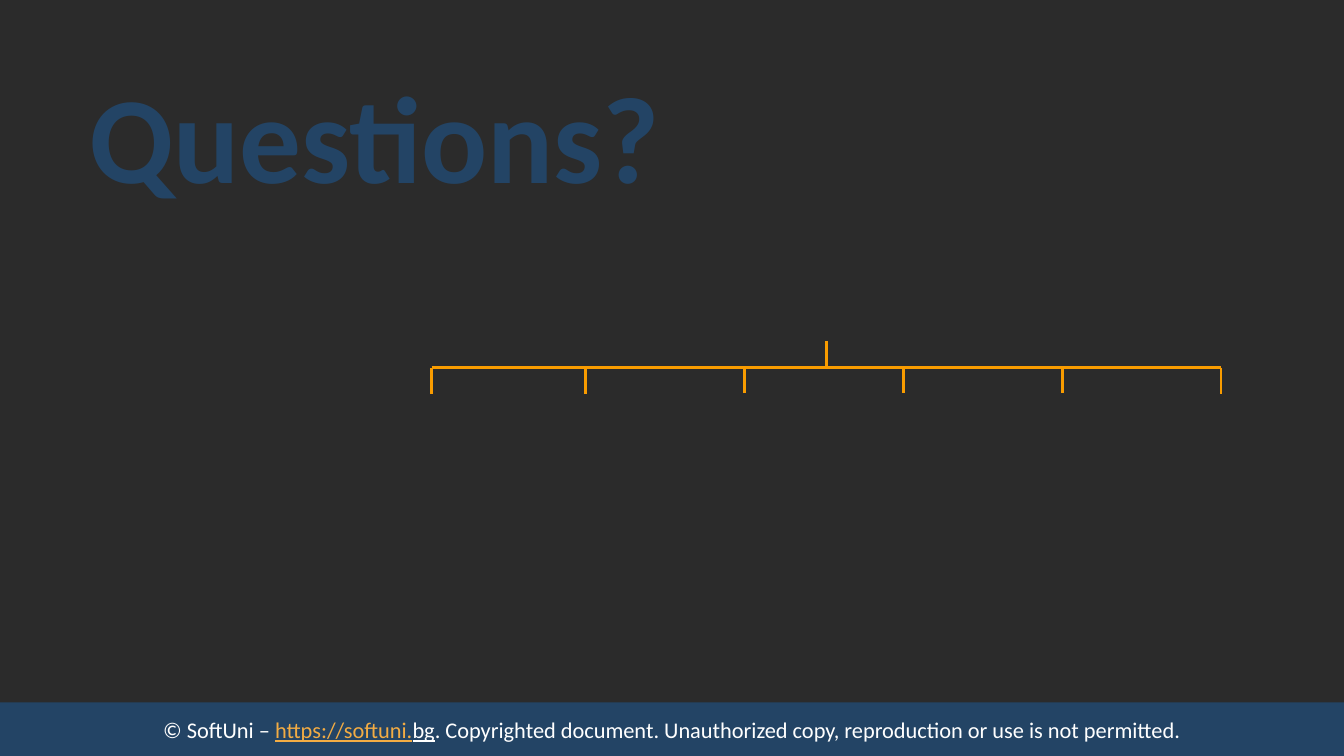
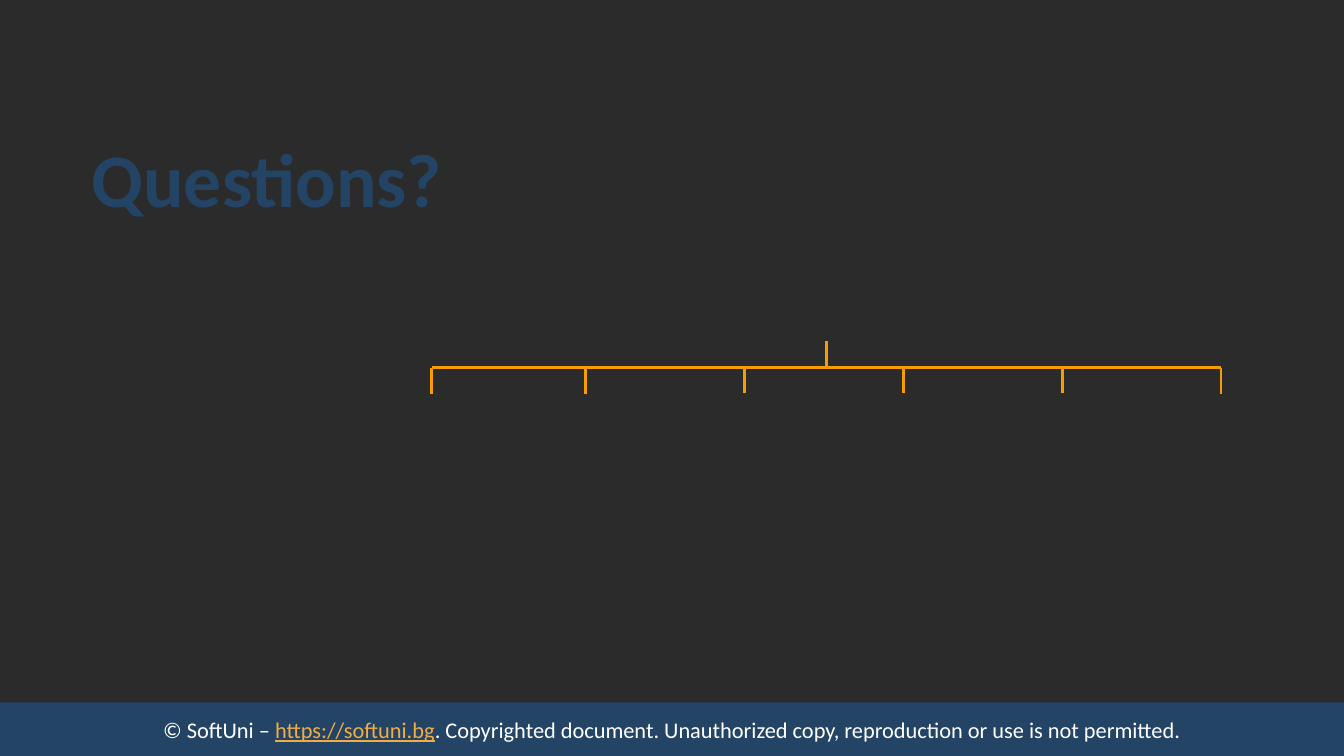
Before and after one commit to ErayErol/Software-University-Courses, a slide deck: slide 17 of 2021.09 - [ JS Back End ]/00 - [ Course Introduction ]/Presentation.pptx (slide 20 before the commit). Drawn at 1344x756 pixels with LibreOffice and Linux fonts; fonts in the diff are those of the drawing; background and template pictures are left out; a plain dark background stands for a picture behind light text. Boxes give left, top, right and bottom in pixels: in the first picture for what was removed or moved away, otherwise in the second. Text is boxed around its words. In the diff, an @@ line names an element or a change of style, - is before the commit and + after.

```diff
--- a/2021.09 - [ JS Back End ]/00 - [ Course Introduction ]/Presentation.pptx
+++ b/2021.09 - [ JS Back End ]/00 - [ Course Introduction ]/Presentation.pptx
@@ title "Questions?": place and size @@
-title "Questions?" at (90,78,742,192)
+title "Questions?" at (92,120,744,234)
@@ title "Questions?" at (92,120,744,234): size 88 to 54 pt @@
@@ text "© SoftUni – https://softuni.bg. Copyrighted ..." at (187,722,1180,742): text colour #FFFFFF to #F2AC44 in "https://softuni.bg." @@
```
Also in this commit, not shown: 9 other slides changed, 7 slides added, 10 slides removed, 15 other files.
